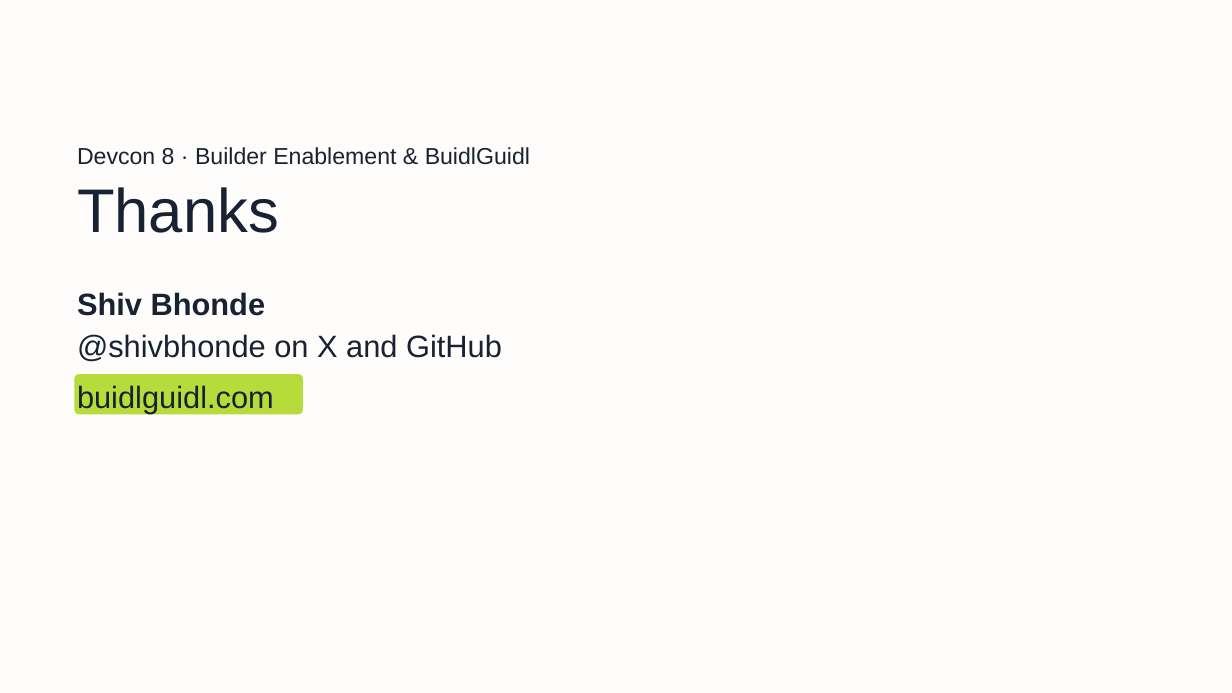
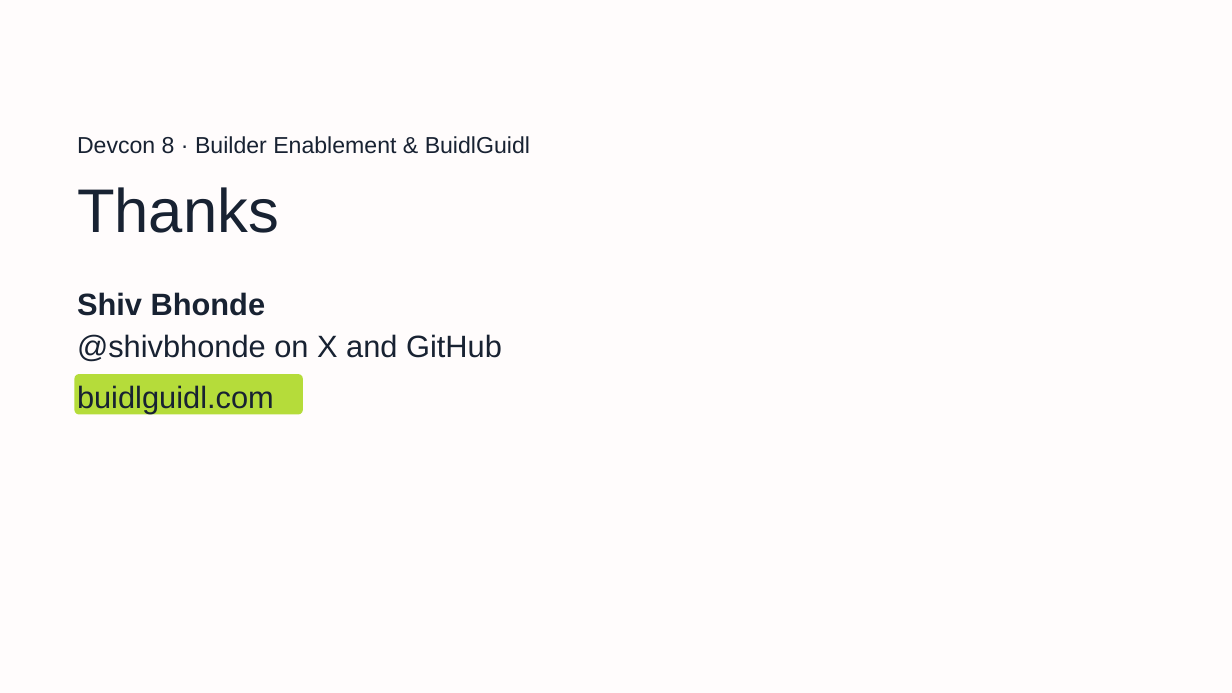
Before and after one commit to technophile-04/devcon-8-mumbai, a slide deck: slide 10 of template/buidlguidl-devcon8.pptx. Drawn at 1232x693 pixels with LibreOffice and Linux fonts; fonts in the diff are those of the drawing; background and template pictures are left out. Boxes give left, top, right and bottom in pixels: in the first picture for what was removed or moved away, otherwise in the second. Text is boxed around its words. In the diff, an @@ line names an element or a change of style, - is before the commit and + after.

```diff
--- a/template/buidlguidl-devcon8.pptx
+++ b/template/buidlguidl-devcon8.pptx
@@ text "Devcon 8 · Builder Enablement ...": place and size @@
-text "Devcon 8 · Builder Enablement ..." at <box>77,147,530,165</box>
+text "Devcon 8 · Builder Enablement ..." at <box>77,136,530,154</box>
```
Also in this commit, not shown: 2 other slides changed, 9 other files.
